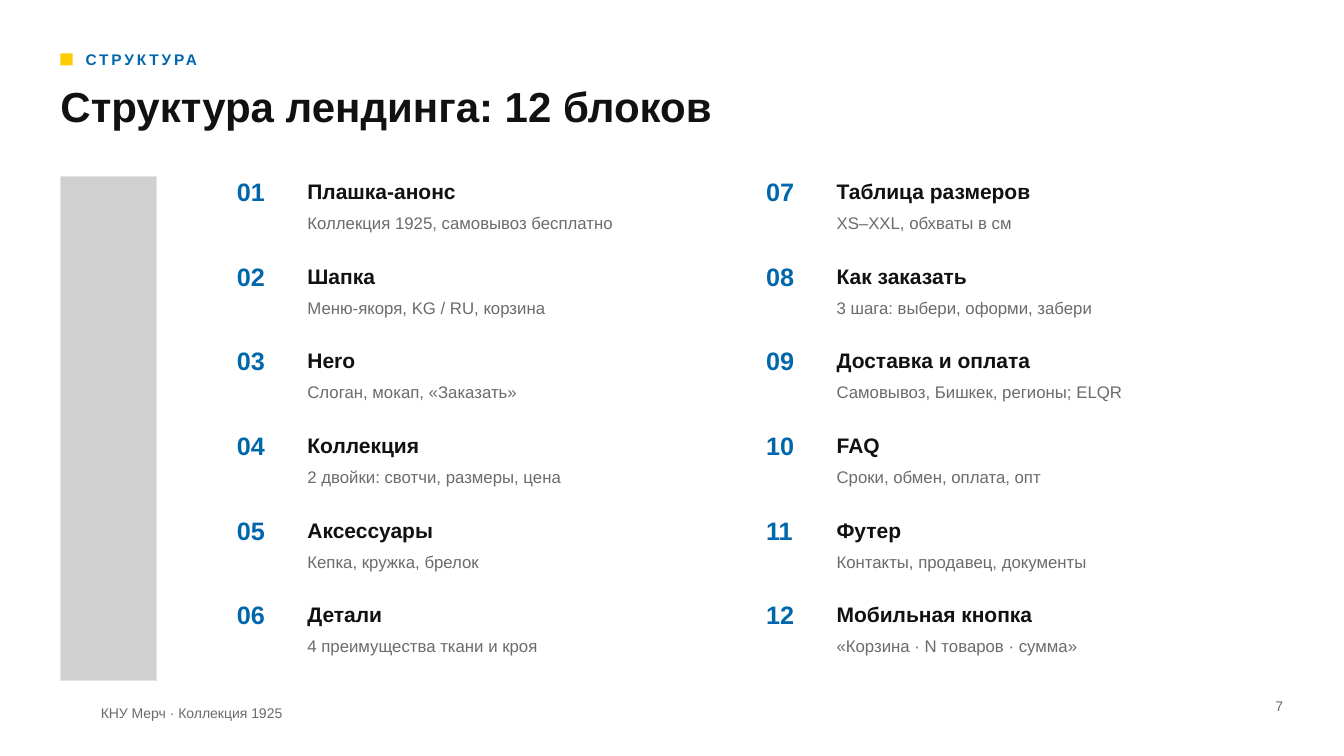
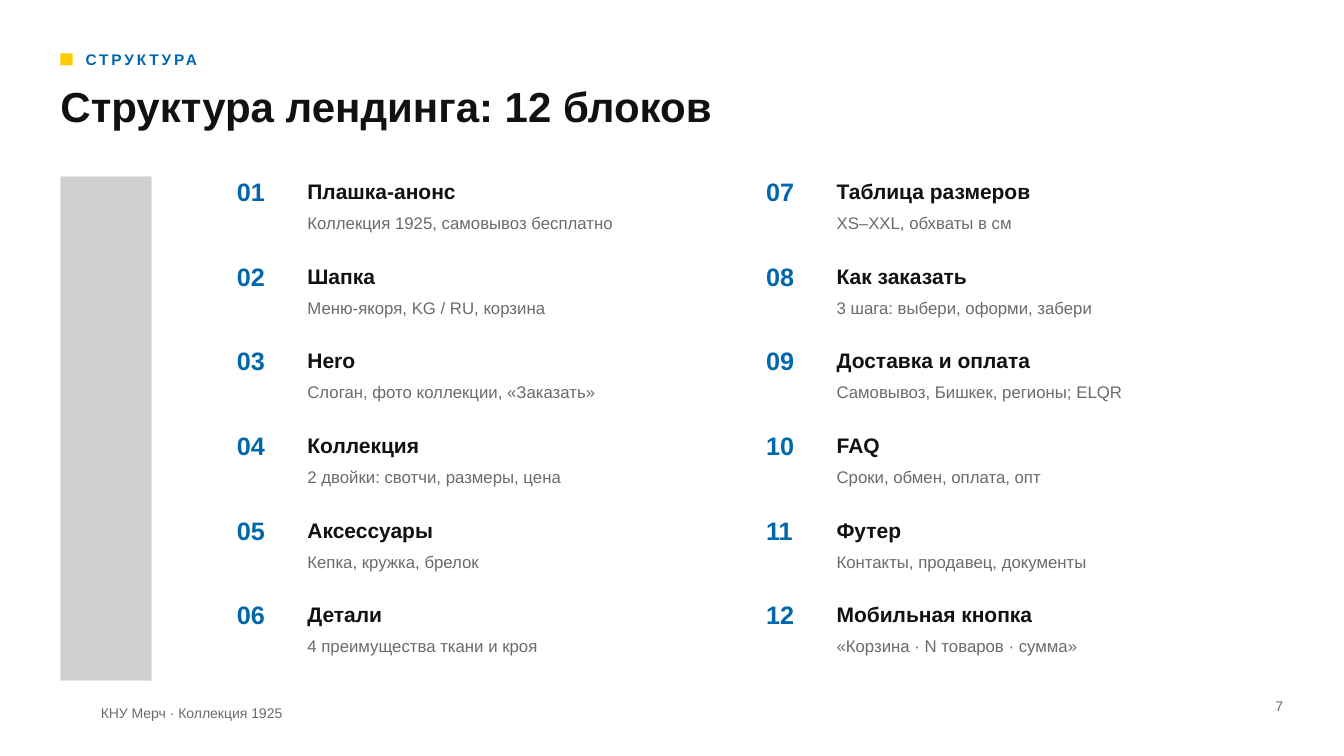
Before and after one commit to mrbokg/KNU-WEB, a slide deck: slide 7 of presentation/knu-merch.pptx. Drawn at 1344x756 pixels with LibreOffice and Linux fonts; fonts in the diff are those of the drawing; grey boxes stand for pictures; background and template pictures are left out. Boxes give left, top, right and bottom in pixels: in the first picture for what was removed or moved away, otherwise in the second. Text is boxed around its words. In the diff, an @@ line names an element or a change of style, - is before the commit and + after.

```diff
--- a/presentation/knu-merch.pptx
+++ b/presentation/knu-merch.pptx
@@ picture: place and size @@
-picture at box(60, 176, 156, 681)
+picture at box(60, 176, 152, 681)
@@ rectangle: place and size @@
-rectangle at box(60, 176, 156, 681)
+rectangle at box(60, 176, 152, 681)
@@ text at box(307, 386, 595, 402): text changed @@
-Слоган, мокап, «Заказать»
+Слоган, фото коллекции, «Заказать»
```
Also in this commit, not shown: 4 other slides changed, 19 other files.
